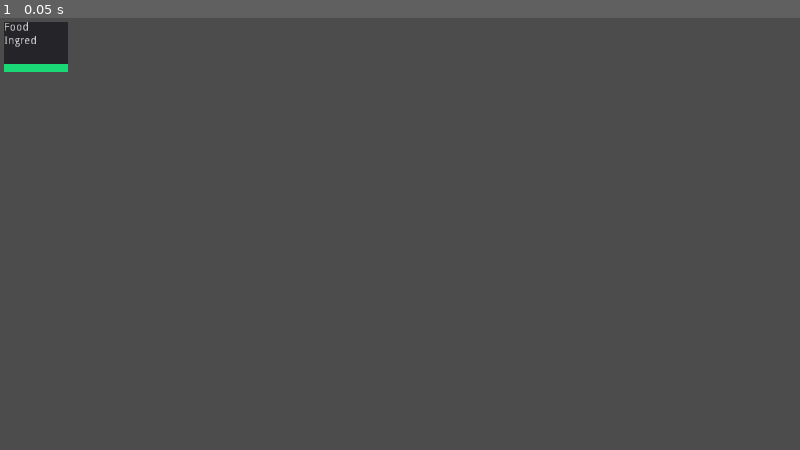
Above: before the commit, frame 1.
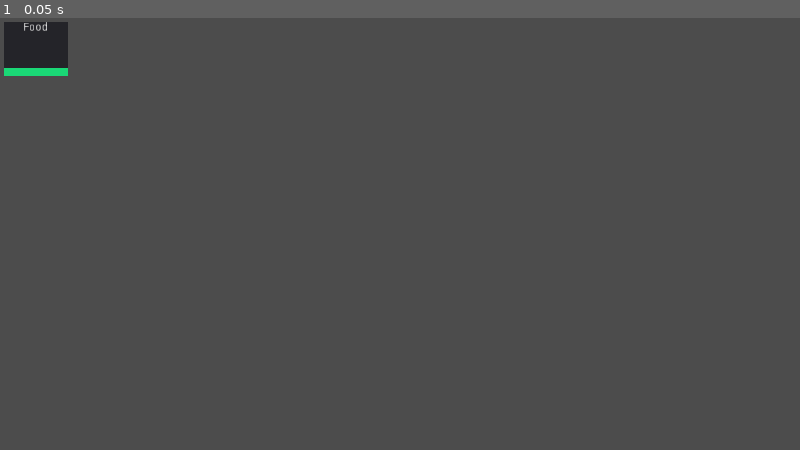
Above: after the commit, the same moment.

Repository: stewchan/kitchen
Game: Godot game, scene res://kitchen/servery/order/Order.tscn
Same seed, same stepped clock (60 frames per second), same inputs: the game is played once before the commit and once after it. This scene is started directly instead of the project's main scene.
Inputs:
- Up to frame 1 (0.05 s): no input

The runs differ from the first frame. In frame 1, 0.2% of the frame differs, in the area x 0-9%, y 0-14%.
Error in both runs: Invalid get index '3' (on base: 'Array'). (res://autoload/Network.gd:19)

Commit message:
Make order show dish image

Diff:
--- a/kitchen/Recipe.gd
+++ b/kitchen/Recipe.gd
@@ -1,38 +1,22 @@
 extends Node
 class_name Recipe
 
-var recipe_name: String = "Empty"
+var recipe_name: String
 var ingredients: Array = []
 
 
 static func random() -> Recipe:
-	var recipe = load("res://kitchen/Recipe.gd").new()
-	var n = int(randi() % Data.recipes.size())
-	recipe.recipe_name = Data.recipes.keys()[n]
-	var i = int(randi() % Data.recipes[recipe.recipe_name].size())
-	recipe.ingredients = Data.recipes[recipe.recipe_name][i]
-	return recipe
+	return load("res://kitchen/Recipe.gd").new("random")
 
 
-func _init(name: String = "Random", version: int = -1) -> void:
+func _init(name: String = "random", version: int = -1) -> void:
 	if Data.recipes.keys().has(name):
 		recipe_name = name
-		if version == -1:
-			var i = int(randi() % Data.recipes[name].size())
-			ingredients = Data.recipes[name][i]
+		if version >= 0:
+			ingredients = Data.recipes[name][version]
 		else:
-			ingredients = Data.recipes[name][version]
-	elif name == "Random":
-		print("Setting random recipe")
+			ingredients = Data.recipes[name][int(randi() % Data.recipes[name].size())]
 	else:
-		print("Recipe doesn't exist")
-
-
-func get_ingredient_version(i: int) -> Array:
-	assert(i >= 0 && i <= ingredients.size())
-	return ingredients[i]
-
-
-func get_rand_ingredient_version() -> Array:
-	var i = int(randi() % Data.recipes.size())
-	return ingredients[i]
+		print("Recipe name doesn't exist - creating random recipe")
+		recipe_name = Data.recipes.keys()[int(randi() % Data.recipes.size())]
+		ingredients = Data.recipes[recipe_name][int(randi() % Data.recipes[recipe_name].size())]
--- a/kitchen/servery/dish/Dish.gd
+++ b/kitchen/servery/dish/Dish.gd
@@ -1,9 +1,11 @@
-extends Node
+extends TextureRect
 class_name Dish
 
 
 var ingredients: Array = []
 var dish_name: String = "Empty"
+var texture_base_path: String = "res://assets/dishes/"
+var texture_path: String
 
 
 static func random() -> Dish:
@@ -17,6 +19,16 @@
 func set_dish(recipe: Recipe) -> void:
 	dish_name = recipe.recipe_name
 	ingredients = recipe.ingredients
+	update_texture()
+
+
+func update_texture() -> void:
+	texture_path = texture_base_path + dish_name
+	for ingredient_name in ingredients:
+		texture_path += "-" + ingredient_name
+	texture_path += ".png"
+	print(texture_path)
+	texture = load(texture_path)
 
 
 func set_name(val: String) -> void:
--- a/kitchen/servery/dish/Dish.tscn
+++ b/kitchen/servery/dish/Dish.tscn
@@ -1,6 +1,13 @@
-[gd_scene load_steps=2 format=2]
+[gd_scene load_steps=3 format=2]
 
 [ext_resource path="res://kitchen/servery/dish/Dish.gd" type="Script" id=1]
+[ext_resource path="res://assets/dishes/pizza-dough-tomato-mushroom.png" type="Texture" id=2]
 
-[node name="Dish" type="Control"]
+[node name="Dish" type="TextureRect"]
+rect_min_size = Vector2( 35, 35 )
+size_flags_horizontal = 3
+size_flags_vertical = 3
+texture = ExtResource( 2 )
+expand = true
+stretch_mode = 6
 script = ExtResource( 1 )
--- a/kitchen/servery/order/Order.gd
+++ b/kitchen/servery/order/Order.gd
@@ -5,15 +5,16 @@
 signal order_expired(order)
 
 
-var dish: Dish setget set_dish, get_dish
-var DishScene = preload("res://kitchen/servery/dish/Dish.tscn")
+var dish: Dish
 var base_value: int = 2
-var value: int = base_value
+var score_value: int = base_value
+var DishScene: PackedScene = preload("res://kitchen/servery/dish/Dish.tscn")
 
 onready var order_label = $V/OrderLabel
 onready var ingredients_label = $V/IngredientsLabel
 onready var expire_timer = $ExpireTimer
 onready var expire_progress = $V/ExpireProgress
+onready var dish_node = $V/DishNode
 
 
 func _ready() -> void:
@@ -26,6 +27,19 @@
 	expire_progress.value = expire_timer.time_left
 
 
+func set_dish_from_recipe(recipe: Recipe) -> void:
+	var dish = DishScene.instance()
+	dish_node.add_child(dish)
+	dish.set_dish(recipe)
+	order_label.text = dish.dish_name
+	ingredients_label.text = PoolStringArray(dish.ingredients).join("\n")
+	score_value = base_value * dish.ingredients.size()
+
+
+func get_dish() -> Dish:
+	return dish
+
+
 func is_empty() -> bool:
 	return dish == null
 
@@ -34,19 +48,6 @@
 	return other.equal_to(dish)
 
 
-func set_dish(d: Dish) -> void:
-	dish = d
-	dish.name = "Dish"
-	order_label.text = dish.dish_name
-	ingredients_label.text = PoolStringArray(dish.ingredients).join("\n")
-	value = base_value * dish.ingredients.size()
-	add_child(dish)
-
-
-func get_dish() -> Dish:
-	return dish
-
-
 func _on_LifetimeTimer_timeout() -> void:
 	emit_signal("order_expired", self)
 	queue_free()
--- a/kitchen/servery/order/Order.tscn
+++ b/kitchen/servery/order/Order.tscn
@@ -16,23 +16,37 @@
 [node name="V" type="VBoxContainer" parent="."]
 margin_right = 48.0
 margin_bottom = 49.0
+alignment = 1
 
 [node name="OrderLabel" type="Label" parent="V"]
 margin_right = 80.0
-margin_bottom = 31.0
-text = "Food
-Ingred"
+margin_bottom = 14.0
+text = "Food"
+align = 1
 
 [node name="IngredientsLabel" type="Label" parent="V"]
-margin_top = 35.0
+visible = false
+margin_top = 18.0
 margin_right = 80.0
 margin_bottom = 49.0
 size_flags_vertical = 1
+text = "Ingredient1
+Ingredient2"
+align = 1
+
+[node name="DishNode" type="HBoxContainer" parent="V"]
+margin_top = 18.0
+margin_right = 80.0
+margin_bottom = 53.0
+rect_min_size = Vector2( 35, 35 )
+size_flags_horizontal = 3
+size_flags_vertical = 3
+alignment = 1
 
 [node name="ExpireProgress" type="TextureProgress" parent="V"]
-margin_top = 53.0
+margin_top = 57.0
 margin_right = 80.0
-margin_bottom = 63.0
+margin_bottom = 67.0
 rect_min_size = Vector2( 80, 10 )
 value = 100.0
 texture_under = ExtResource( 2 )
--- a/project.godot
+++ b/project.godot
@@ -24,7 +24,7 @@
 "language": "GDScript",
 "path": "res://kitchen/pickable/tools/cutting_board/CuttingBoard.gd"
 }, {
-"base": "Node",
+"base": "TextureRect",
 "class": "Dish",
 "language": "GDScript",
 "path": "res://kitchen/servery/dish/Dish.gd"
--- a/world/Orders.gd
+++ b/world/Orders.gd
@@ -10,12 +10,12 @@
 var OrderScene = preload("res://kitchen/servery/order/Order.tscn")
 
 
-remotesync func spawn_order(dish_json: String) -> void:
+remotesync func spawn_order(recipe_json: String) -> void:
 	order_count += 1
 	var order = OrderScene.instance()
 	order.name = "Order" + str(order_count)
 	add_child(order)
-	order.set_dish(str2var(dish_json))
+	order.set_dish_from_recipe(str2var(recipe_json))
 	emit_signal("order_added", order)
 
 
@@ -23,7 +23,7 @@
 	if get_node_or_null(order_name):
 		var order = get_node(order_name) as Order
 		order.queue_free()
-		score += order.value
+		score += order.score_value
 		emit_signal("order_removed", order)
 	else:
 		score -= 1
--- a/world/World.gd
+++ b/world/World.gd
@@ -78,7 +78,9 @@
 
 func _on_OrderTimer_timeout() -> void:
 	if Network.is_server():
-		orders.rpc("spawn_order", var2str(Dish.random()))
+		var recipe_name = recipe_list[int(randi()%recipe_list.size())]
+		var recipe = Recipe.new(recipe_name, -1) # random version of this recipe
+		orders.rpc("spawn_order", var2str(recipe))
 
 
 func _on_Servery_served(dish: Dish) -> void:
